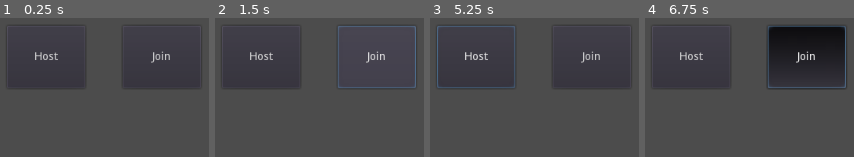
Above: before the commit, frames 1-4 (left to right).
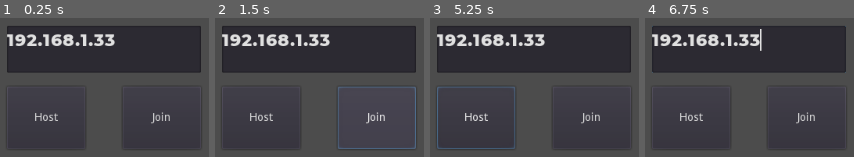
Above: after the commit, the same moments.

Repository: renosyah/mini-thunder
Game: Godot game, scene res://menu/lobby/lobby.tscn
Two runs of this game, one before a commit and one after it. Both use one fixed random seed, a clock stepped at 60 frames per second and the inputs below.
Inputs (mouse positions are in pixels of both pictures, inside the frame that each line leads up to):
- Up to frame 1 (0.25 s): no input
- Up to frame 2 (1.5 s): click "Host" at 0.5 s; click "Join" at 1.25 s
- Up to frame 3 (5.25 s): move the mouse to (outside the picture) at 2.02 s; hold Right (ui_right) 2.03-2.75 s; click (outside the picture) at 2.17 s; drag from (outside the picture) to (494, 150) at 2.77 s; move the mouse to (outside the picture) at 3.52 s; hold Right (ui_right) 3.53-4.25 s; drag from (494, 150) to (outside the picture) at 4.27 s; move the mouse to (outside the picture) at 5.02 s; hold Left (ui_left) from 5.03 s (still down)
- Up to frame 4 (6.75 s): release Left (ui_left) at 5.75 s; drag from (outside the picture) to (outside the picture) at 5.77 s; move the mouse to (789, 56) at 6.52 s; hold Down (ui_down) from 6.53 s (still down); click (789, 56) at 6.67 s

The runs differ from the first frame. In frame 1, 10% of the frame differs, in the area x 3-97%, y 5-77%; in frame 2, 22%, in the area x 3-97%, y 5-95%; in frame 3, 11%; in frame 4, 18%.

Commit message:
make clean code

Diff:
--- a/assets/rotating-camera/rotating-camera.gd
+++ b/assets/rotating-camera/rotating-camera.gd
@@ -1,7 +1,6 @@
 extends Spatial
 class_name RotatingCamera
 
-export var vertical_inverted :bool = false
 export var vertical_rotation_speed :float = 15.0
 export var horizontal_rotation_speed :float = 25.0
 export var facing_direction :Vector2 = Vector2.ZERO
@@ -15,5 +14,5 @@
 func _process(delta):
 	rotation_degrees.y += -facing_direction.x * horizontal_rotation_speed * delta
 	rotation_degrees.y = wrapf(rotation_degrees.y, 0.0, 360.0)
-	rotation_degrees.x += (-facing_direction.y if vertical_inverted else facing_direction.y) * vertical_rotation_speed * delta
+	rotation_degrees.x += facing_direction.y * vertical_rotation_speed * delta
 	rotation_degrees.x = clamp(rotation_degrees.x, -60, 40)
--- a/entity/BaseEntity.gd
+++ b/entity/BaseEntity.gd
@@ -10,7 +10,7 @@
 var player :PlayerData
 
 # vitality
-var is_dead = false
+var is_dead :bool = false
 var hit_by_player :PlayerData = PlayerData.new()
 var tag : String = "entity"
 export var hp : int = 100.0
@@ -21,10 +21,10 @@
 
 ############################################################
 # multiplayer func
-func _network_timmer_timeout():
+func _network_timmer_timeout() -> void:
 	pass
 
-remotesync func _heal(_hp_left, _hp_added : int):
+remotesync func _heal(_hp_left, _hp_added : int) -> void:
 	if is_dead:
 		return
 
@@ -33,7 +33,7 @@
 
 	emit_signal("on_heal", self, _hp_added)
 
-remotesync func _take_damage(_hp_left, _damage : int, _hit_by :Dictionary):
+remotesync func _take_damage(_hp_left, _damage : int, _hit_by :Dictionary) -> void:
 	if is_dead:
 		return
 
@@ -44,21 +44,21 @@
 
 	emit_signal("on_take_damage", self, _damage, hit_by_player)
 
-remotesync func _dead(_kill_by :Dictionary):
+remotesync func _dead(_kill_by :Dictionary) -> void:
 	is_dead = true
 	set_process(false)
 
 	hit_by_player.from_dictionary(_kill_by)
 	emit_signal("on_dead", self, hit_by_player)
 
-remotesync func _reset():
+remotesync func _reset() -> void:
 	hp = max_hp
 	is_dead = false
 
 	set_process(true)
 
 ############################################################
-func _ready():
+func _ready() -> void:
 	if not _is_network_running():
 		return
 
@@ -72,9 +72,8 @@
 	add_child(_timer)
 	_network_timmer = _timer
 
-
 # Called every frame. 'delta' is the elapsed time since the previous frame.
-func _process(delta):
+func _process(delta :float) -> void:
 	moving(delta)
 
 	if not _is_network_running():
@@ -85,16 +84,16 @@
 	else:
 		puppet_moving(delta)
 
-func master_moving(delta):
+func master_moving(delta :float) -> void:
 	pass
 
-func moving(_delta):
+func moving(_delta :float) -> void:
 	pass
 
-func puppet_moving(_delta):
+func puppet_moving(_delta :float) -> void:
 	pass
 
-func heal(_hp_added : int):
+func heal(_hp_added : int) -> void:
 	if not _is_master():
 		return
 
@@ -108,7 +107,7 @@
 
 	rpc("_heal", hp, _hp_added)
 
-func take_damage(_damage : int, hit_by_player : PlayerData):
+func take_damage(_damage : int, hit_by_player : PlayerData) -> void:
 	if not _is_master():
 		return
 
@@ -123,7 +122,7 @@
 
 	rpc_unreliable("_take_damage", hp, _damage, hit_by_player.to_dictionary())
 
-func dead(kill_by_player : PlayerData):
+func dead(kill_by_player : PlayerData) -> void:
 	if not _is_master():
 		return
 
@@ -136,9 +135,9 @@
 	rpc("_reset")
 
 ############################################################
-func team():
+func team() -> int:
 	if not player:
-		return ""
+		return 0
 
 	return player.player_team
 
@@ -147,7 +146,7 @@
 
 ############################################################
 # multiplayer func
-func _is_network_running():
+func _is_network_running() -> bool:
 	if not get_tree().network_peer:
 		return false
 
--- a/entity/unit/BaseUnit.gd
+++ b/entity/unit/BaseUnit.gd
@@ -16,14 +16,14 @@
 var _stop_on_slope :bool = true
 var _aim_direction :Vector3 = Vector3()
 
-onready var _gravity = (ProjectSettings.get_setting("physics/3d/default_gravity") * gravity_multiplier)
+onready var _gravity :float = (ProjectSettings.get_setting("physics/3d/default_gravity") * gravity_multiplier)
 onready var _floor_max_angle: float = deg2rad(45.0)
 
 var _tween_movement :Tween
 
 ################################################################
 # multiplayer
-func _network_timmer_timeout():
+func _network_timmer_timeout() -> void:
 	._network_timmer_timeout()
 
 	if is_dead:
@@ -35,7 +35,7 @@
 		rset_unreliable("_puppet_facing_direction", facing_direction)
 
 puppet var _puppet_translation :Vector3 setget _set_puppet_translation
-func _set_puppet_translation(_val :Vector3):
+func _set_puppet_translation(_val :Vector3) -> void:
 	_puppet_translation = _val
 
 	if is_dead:
@@ -48,26 +48,26 @@
 	_tween_movement.start()
 
 puppet var _puppet_rotation :Vector3 setget _set_puppet_rotation
-func _set_puppet_rotation(_val :Vector3):
+func _set_puppet_rotation(_val :Vector3) -> void:
 	_puppet_rotation = _val
 
 puppet var _puppet_facing_direction :Vector2 setget _set_puppet_facing_direction
-func _set_puppet_facing_direction(val :Vector2):
+func _set_puppet_facing_direction(val :Vector2) -> void:
 	_puppet_facing_direction = val
 	facing_direction = _puppet_facing_direction
 
-remotesync func _attack():
+remotesync func _attack() -> void:
 	pass
 
 ################################################################
 # function main
-func _ready():
+func _ready() -> void:
 	_tween_movement = Tween.new()
 	add_child(_tween_movement)
 
 ################################################################
 # function action
-func attack():
+func attack() -> void:
 	if not _is_master():
 		return
 
@@ -75,13 +75,13 @@
 
 ################################################################
 # function common
-func master_moving(delta):
+func master_moving(delta :float) -> void:
 	.master_moving(delta)
 	_direction_input()
 	_accelerate(delta)
 	_velocity = move_and_slide_with_snap(_velocity, _snap, _up_direction, _stop_on_slope, 4, _floor_max_angle)
 
-func puppet_moving(delta):
+func puppet_moving(delta :float) -> void:
 	.puppet_moving(delta)
 	rotation.x = lerp_angle(rotation.x, _puppet_rotation.x, 5 * delta)
 	rotation.y = lerp_angle(rotation.y, _puppet_rotation.y, 5 * delta)
--- a/entity/unit/fixed-wing-unit/BaseFixedWingUnit.gd
+++ b/entity/unit/fixed-wing-unit/BaseFixedWingUnit.gd
@@ -1,7 +1,6 @@
 extends BaseUnit
 class_name BaseFixedWingUnit
 
-export var inverted :bool = true
 export var trust_step_speed :float = 15.0
 export var trust_min_speed :float = 5.0
 export var trust_max_speed :float = 25.0
@@ -15,7 +14,7 @@
 
 ################################################################
 # multiplayer
-func _network_timmer_timeout():
+func _network_timmer_timeout() -> void:
 	._network_timmer_timeout()
 
 	if is_dead:
@@ -25,23 +24,27 @@
 		rset_unreliable("_puppet_speed", speed)
 
 puppet var _puppet_speed :float setget _set_puppet_speed
-func _set_puppet_speed(val :float):
+func _set_puppet_speed(val :float) -> void:
 	_puppet_speed = val
 	speed = _puppet_speed
 
 ################################################################
-func _ready():
+func _ready() -> void:
 	speed = 0.0
 	gravity_multiplier = 2.0
 	_gravity = (ProjectSettings.get_setting("physics/3d/default_gravity") * gravity_multiplier)
 
 func _direction_input() -> void:
+	# full override
+	# dont remove comment
 	#._direction_input()
 	_aim_direction = Vector3.ZERO
 	var _aim: Basis = get_global_transform().basis
 	_aim_direction = _aim.z * -1.0
 
-func master_moving(delta):
+func master_moving(delta :float) -> void:
+	# full override
+	# dont remove comment
 	#.master_moving(delta)
 	_direction_input()
 
@@ -70,15 +73,12 @@
 	_velocity = move_and_slide_with_snap(_velocity, _snap, _up_direction, _stop_on_slope, 4, _floor_max_angle)
 	_velocity.y = lerp(_velocity.y, 0.0, 5 * delta)
 
-func puppet_moving(delta):
-	.puppet_moving(delta)
-
-func _roll(delta: float):
+func _roll(delta: float) -> void:
 	if _snap != Vector3.ZERO:
 		return
 
 	_roll_input = lerp(_roll_input, -move_direction.x, input_response * delta)
-	_pitch_input = lerp(_pitch_input, move_direction.y if inverted else -move_direction.y, input_response * delta)
+	_pitch_input = lerp(_pitch_input, move_direction.y, input_response * delta)
 
 	transform.basis = transform.basis.rotated(transform.basis.z, _roll_input * rotation_speed * delta)
 	transform.basis = transform.basis.rotated(transform.basis.x, _pitch_input * rotation_speed * delta)
--- a/entity/unit/ground-unit/BaseGroundUnit.gd
+++ b/entity/unit/ground-unit/BaseGroundUnit.gd
@@ -4,17 +4,21 @@
 var camera_basis :Basis
 export var rotation_speed :float = 6.25
 
-func _ready():
+func _ready() -> void:
 	camera_basis = transform.basis
 	gravity_multiplier = 2.0
 	_gravity = (ProjectSettings.get_setting("physics/3d/default_gravity") * gravity_multiplier)
 
 func _direction_input() -> void:
+	# full override
+	# dont remove comment
 	#._direction_input()
 	_aim_direction = Vector3.ZERO
 	_aim_direction = camera_basis.z * move_direction.y + camera_basis.x * move_direction.x
 
-func master_moving(delta):
+func master_moving(delta :float) -> void:
+	# full override
+	# dont remove comment
 	#.master_moving(delta)
 	_direction_input()
 
@@ -31,11 +35,8 @@
 	_velocity = move_and_slide_with_snap(_velocity, _snap, _up_direction, _stop_on_slope, 4, _floor_max_angle)
 	_velocity.y = lerp(_velocity.y, 0.0, 5 * delta)
 
-func puppet_moving(delta):
-	.puppet_moving(delta)
-
 ############################################################
 # utils
-func _transform_turning(direction, delta):
-	var new_transform = transform.looking_at(direction, Vector3.UP)
+func _transform_turning(direction :Vector3, delta :float) -> void:
+	var new_transform :Transform = transform.looking_at(direction, Vector3.UP)
 	transform = transform.interpolate_with(new_transform, rotation_speed * delta)
--- a/entity/unit/vtol-unit/BaseVTolUnit.gd
+++ b/entity/unit/vtol-unit/BaseVTolUnit.gd
@@ -12,7 +12,7 @@
 var _wobling :Vector2 = Vector2.ZERO
 var _wobling_timer :Timer
 
-func _ready():
+func _ready() -> void:
 	_wobling_timer = Timer.new()
 	_wobling_timer.wait_time = 2.2
 	_wobling_timer.one_shot = false
@@ -20,10 +20,12 @@
 	_wobling_timer.connect("timeout", self , "_wobling_timer_timeout")
 	add_child(_wobling_timer)
 
-func _wobling_timer_timeout():
+func _wobling_timer_timeout() -> void:
 	_wobling = Vector2(rand_range(-0.12, 0.12), rand_range(-0.11, 0.11))
 
-func master_moving(delta):
+func master_moving(delta :float) -> void:
+	# full override
+	# dont remove comment
 	#.master_moving(delta)
 	_direction_input()
 	rotation.x = lerp(rotation.x, 0.0, rotation_speed * delta)
@@ -42,10 +44,7 @@
 	_velocity = move_and_slide_with_snap(_velocity, _snap, _up_direction, _stop_on_slope, 4, _floor_max_angle)
 	_velocity.y = lerp(_velocity.y, 0.0, 5 * delta)
 
-func puppet_moving(delta):
-	.puppet_moving(delta)
-
-func _roll_pitch(delta: float):
+func _roll_pitch(delta: float) -> void:
 	if is_equal_approx(_velocity.length(), 0.0):
 		_pitch_input = lerp(_pitch_input, _wobling.y, 1 * delta)
 		_roll_input = lerp(_roll_input, -_wobling.x , 1 * delta)
--- a/menu/lobby/ui/ui.gd
+++ b/menu/lobby/ui/ui.gd
@@ -1,4 +1,6 @@
 extends Control
+
+onready var ip = $CanvasLayer/Control/VBoxContainer/ip
 
 # Called when the node enters the scene tree for the first time.
 func _ready():
@@ -15,7 +17,7 @@
 
 func _on_join_pressed():
 	Network.connect("client_player_connected", self , "_client_player_connected")
-	var err = Network.connect_to_server("192.168.100.162", Global.client.port , {})
+	var err = Network.connect_to_server(ip.text, Global.client.port , {})
 	if err != OK:
 		return
 
--- a/menu/lobby/ui/ui.tscn
+++ b/menu/lobby/ui/ui.tscn
@@ -1,6 +1,7 @@
-[gd_scene load_steps=2 format=2]
+[gd_scene load_steps=3 format=2]
 
 [ext_resource path="res://menu/lobby/ui/ui.gd" type="Script" id=1]
+[ext_resource path="res://assets/ui/fonts/montserrat_eb_16.tres" type="DynamicFont" id=2]
 
 [node name="ui" type="Control"]
 anchor_right = 1.0
@@ -13,7 +14,7 @@
 anchor_right = 1.0
 anchor_bottom = 1.0
 
-[node name="HBoxContainer" type="HBoxContainer" parent="CanvasLayer/Control"]
+[node name="VBoxContainer" type="VBoxContainer" parent="CanvasLayer/Control"]
 anchor_left = 0.5
 anchor_top = 0.5
 anchor_right = 0.5
@@ -23,24 +24,42 @@
 margin_right = 124.0
 margin_bottom = 40.0
 
-[node name="host" type="Button" parent="CanvasLayer/Control/HBoxContainer"]
+[node name="ip" type="TextEdit" parent="CanvasLayer/Control/VBoxContainer"]
+margin_right = 248.0
+margin_bottom = 60.0
+rect_min_size = Vector2( 0, 60 )
+custom_fonts/font = ExtResource( 2 )
+text = "192.168.1.33"
+
+[node name="MarginContainer" type="MarginContainer" parent="CanvasLayer/Control/VBoxContainer"]
+margin_top = 64.0
+margin_right = 248.0
+margin_bottom = 74.0
+rect_min_size = Vector2( 0, 10 )
+
+[node name="HBoxContainer" type="HBoxContainer" parent="CanvasLayer/Control/VBoxContainer"]
+margin_top = 78.0
+margin_right = 248.0
+margin_bottom = 158.0
+
+[node name="host" type="Button" parent="CanvasLayer/Control/VBoxContainer/HBoxContainer"]
 margin_right = 100.0
 margin_bottom = 80.0
 rect_min_size = Vector2( 100, 80 )
 text = "Host"
 
-[node name="MarginContainer" type="MarginContainer" parent="CanvasLayer/Control/HBoxContainer"]
+[node name="MarginContainer" type="MarginContainer" parent="CanvasLayer/Control/VBoxContainer/HBoxContainer"]
 margin_left = 104.0
 margin_right = 144.0
 margin_bottom = 80.0
 rect_min_size = Vector2( 40, 0 )
 
-[node name="join" type="Button" parent="CanvasLayer/Control/HBoxContainer"]
+[node name="join" type="Button" parent="CanvasLayer/Control/VBoxContainer/HBoxContainer"]
 margin_left = 148.0
 margin_right = 248.0
 margin_bottom = 80.0
 rect_min_size = Vector2( 100, 80 )
 text = "Join"
 
-[connection signal="pressed" from="CanvasLayer/Control/HBoxContainer/host" to="." method="_on_host_pressed"]
-[connection signal="pressed" from="CanvasLayer/Control/HBoxContainer/join" to="." method="_on_join_pressed"]
+[connection signal="pressed" from="CanvasLayer/Control/VBoxContainer/HBoxContainer/host" to="." method="_on_host_pressed"]
+[connection signal="pressed" from="CanvasLayer/Control/VBoxContainer/HBoxContainer/join" to="." method="_on_join_pressed"]
Not shown, changed: addons/3d-marker/3d_marker.gd
